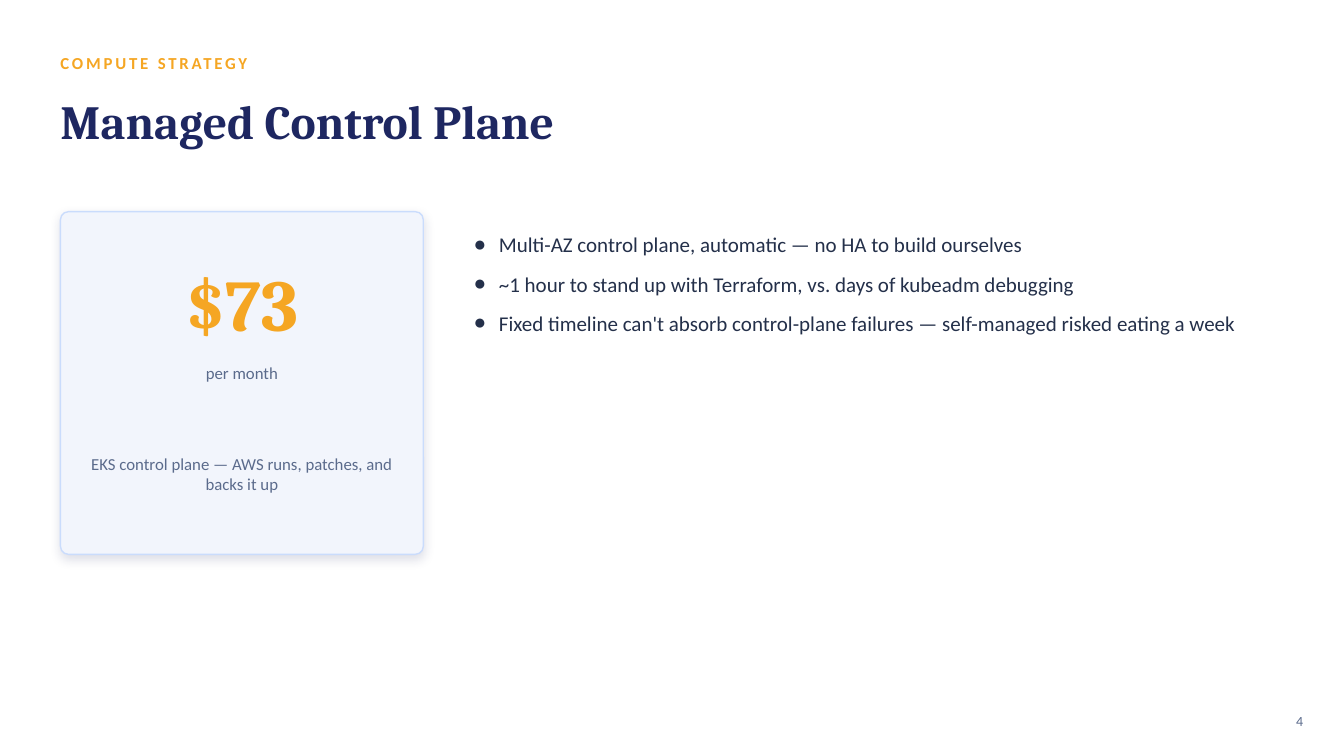
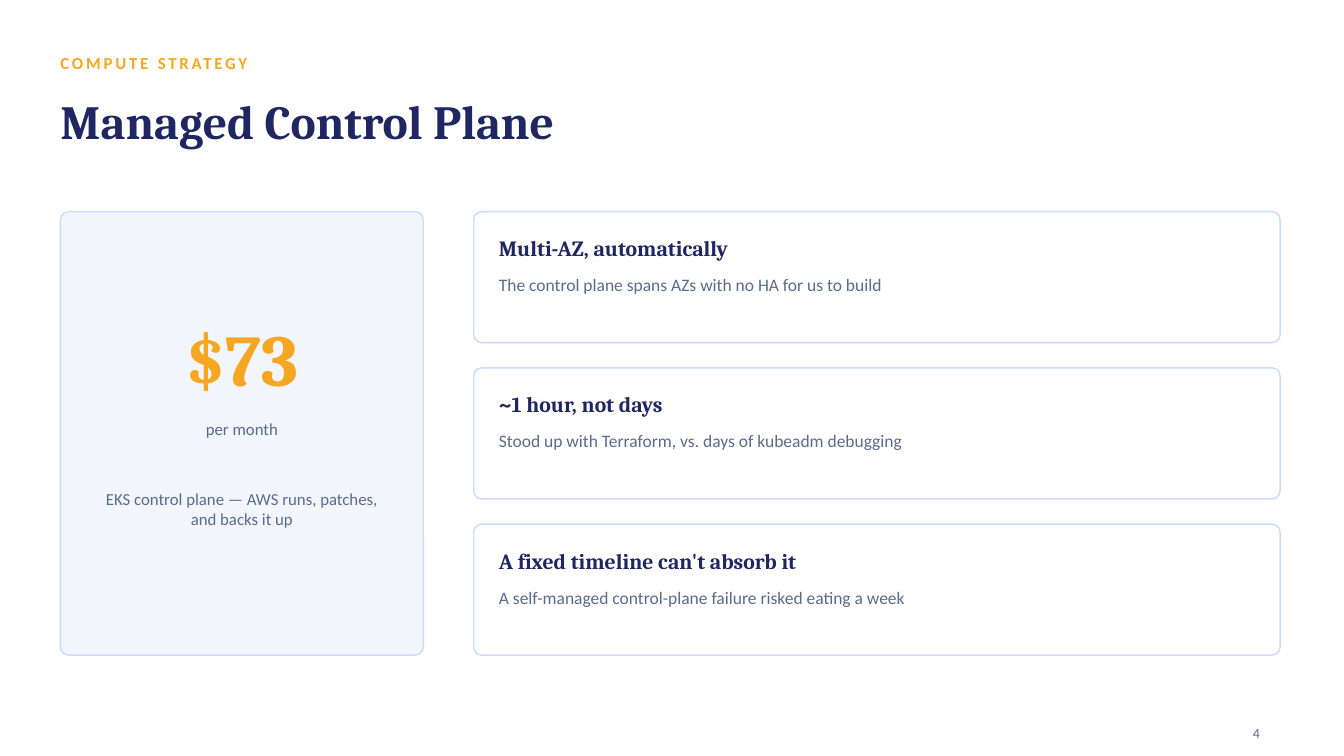
Before and after one commit to rotemamt/statuspage-on-aws-eks, a slide deck: slide 4 of Status-Page-Presentation.pptx. Drawn at 1344x756 pixels with LibreOffice and Linux fonts; fonts in the diff are those of the drawing. Boxes give left, top, right and bottom in pixels: in the first picture for what was removed or moved away, otherwise in the second. Text is boxed around its words. In the diff, an @@ line names an element or a change of style, - is before the commit and + after.

```diff
--- a/Status-Page-Presentation.pptx
+++ b/Status-Page-Presentation.pptx
@@ rounded rectangle: place and size @@
-rounded rectangle at (60,212,423,555)
+rounded rectangle at (60,212,423,655)
@@ rounded rectangle at (60,212,423,655): shadow off; proportions changed @@
@@ rounded rectangle added at (474,212,1280,343), fill #FFFFFF, outline #CADCFC 1 pt @@
@@ text added at (499,241,728,261), 15.5 pt, text #1E2761, bold @@
+Multi-AZ, automatically
@@ text added at (499,279,882,294), 12.5 pt, text #5B6B8C @@
+The control plane spans AZs with no HA for us to build
@@ text "$73": place and size @@
-text "$73" at (186,277,298,337)
+text "$73" at (186,332,298,392)
@@ rounded rectangle added at (474,368,1280,499), fill #FFFFFF, outline #CADCFC 1 pt @@
@@ text "per month": place and size @@
-text "per month" at (206,367,278,382)
+text "per month" at (206,423,278,438)
@@ text added at (499,397,663,417), 15.5 pt, text #1E2761, bold @@
+~1 hour, not days
@@ text at (499,435,902,450): text changed; size 15 to 12.5 pt; text colour #24304A to #5B6B8C @@
-● Multi-AZ control plane, automatic — no HA to build ourselves
-● ~1 hour to stand up with Terraform, vs. days of kubeadm debugging
-● Fixed timeline can't absorb control-plane failures — self-managed risked eating a week
+Stood up with Terraform, vs. days of kubeadm debugging
@@ text "EKS control plane — AWS ...": place and size @@
-text "EKS control plane — AWS ..." at (91,458,392,493)
+text "EKS control plane — AWS ..." at (106,493,377,528)
@@ text "EKS control plane — AWS ..." at (106,493,377,528): vertical alignment middle to top @@
@@ rounded rectangle added at (474,524,1280,655), fill #FFFFFF, outline #CADCFC 1 pt @@
@@ text added at (499,553,797,569), 15.5 pt, text #1E2761, bold @@
+A fixed timeline can't absorb it
@@ text added at (499,592,905,607), 12.5 pt, text #5B6B8C @@
+A self-managed control-plane failure risked eating a week
@@ text "4": place and size @@
-text "4" at (1296,717,1303,726)
+text "4" at (1253,729,1260,738)
@@ text "4" at (1253,729,1260,738): alignment right to left @@
```
Also in this commit, not shown: 12 other slides changed, 1 slide added, 1 slide removed, 3 other files.
